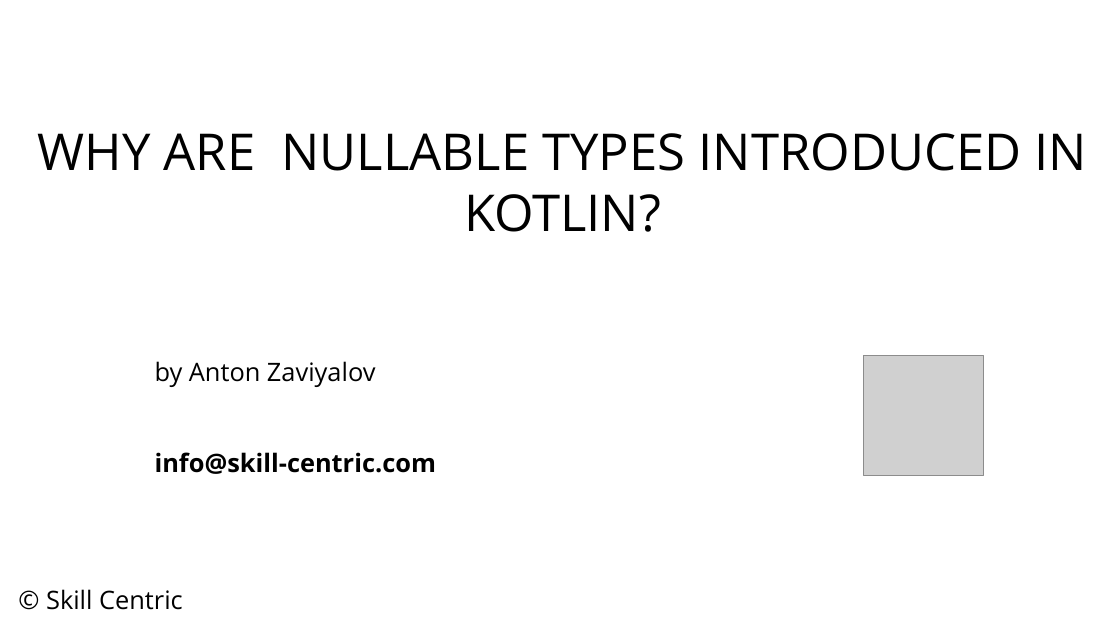
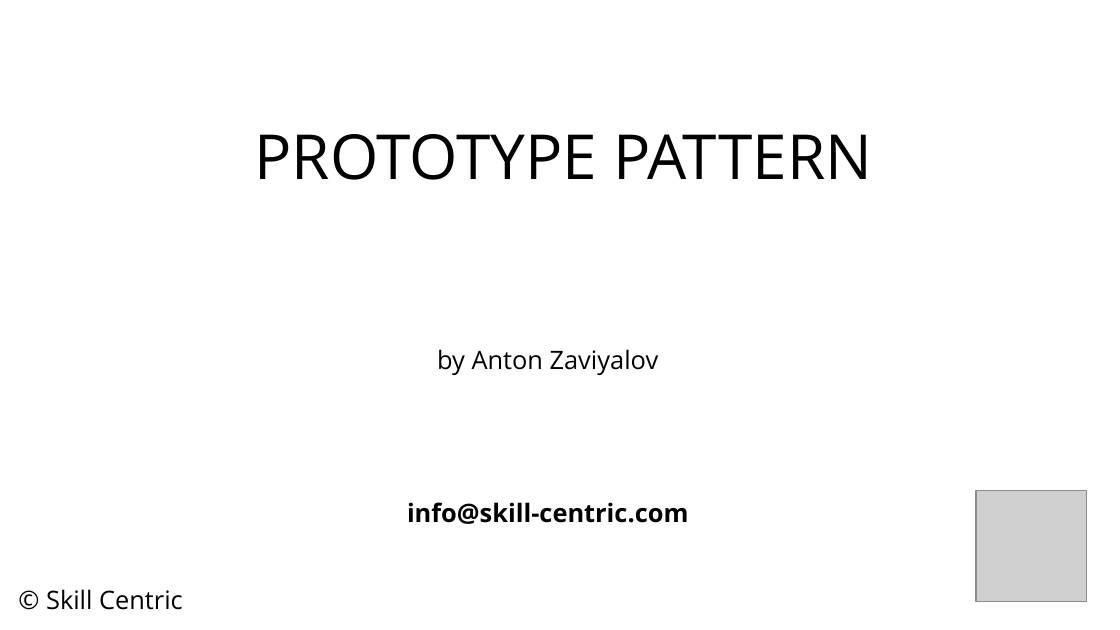
Before and after one commit to skill-centric/utils, a slide deck: slide 1 of src/main/resources/slide-template.pptx. Drawn at 1120x630 pixels with LibreOffice and Linux fonts; fonts in the diff are those of the drawing; grey boxes stand for pictures. Boxes give left, top, right and bottom in pixels: in the first picture for what was removed or moved away, otherwise in the second. Text is boxed around its words. In the diff, an @@ line names an element or a change of style, - is before the commit and + after.

```diff
--- a/src/main/resources/slide-template.pptx
+++ b/src/main/resources/slide-template.pptx
@@ text at bbox=[255, 134, 873, 180]: text changed; size 36 to 44 pt @@
-WHY ARE NULLABLE TYPES INTRODUCED IN KOTLIN?
+PROTOTYPE PATTERN
@@ text "by Anton Zaviyalov": place and size @@
-text "by Anton Zaviyalov" at bbox=[155, 361, 436, 474]
+text "by Anton Zaviyalov" at bbox=[407, 349, 688, 524]
@@ text "by Anton Zaviyalov" at bbox=[407, 349, 688, 524]: alignment left to centre @@
@@ picture removed at bbox=[864, 356, 984, 476] @@
@@ picture added at bbox=[977, 491, 1087, 602] @@
```
Also in this commit, not shown: 1 other slide changed, 3 slides added, 12 slides removed.
